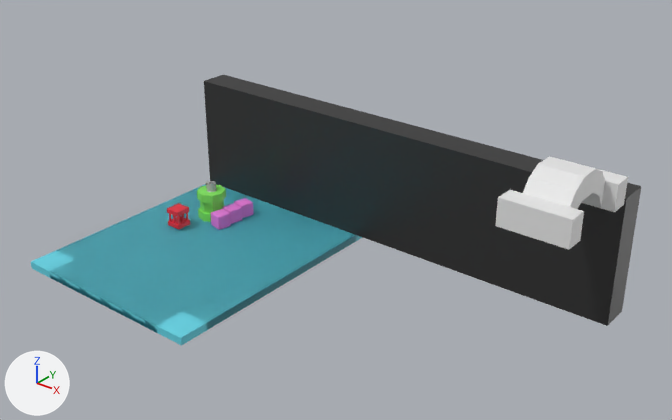
Before and after pictures for a commit that changed the Blender file Assets/Levels/L4/Level1.blend.
Before and after are seen from a 50 mm lens placed at (16.44, -15.04, 10.8), pointed at (5.06, -0.81, 1.97). The lights are fixed; the arrows at lower left show +X, +Y and +Z.

Objects in the first picture: 'arch', 'ground01.001', 'ground01.003', 'ground01.008', 'ground01.010', 'ground01.011', 'ground01.012', 'ground01.014', 'ground01.015', 'ground01.017', 'ground01.019', 'wallStone01'.
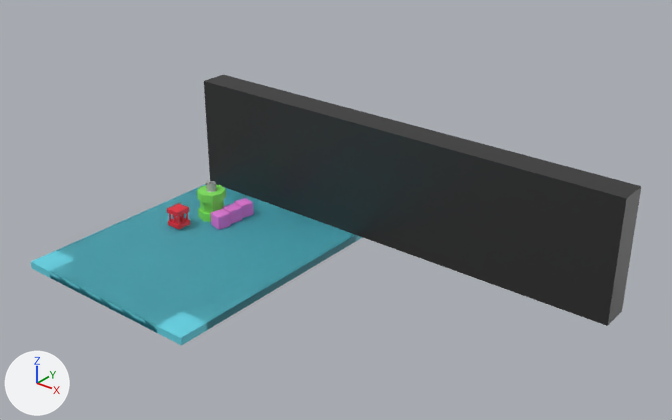
Diff of the bpy script that builds the scene:
```diff
--- a/Assets/Levels/L4/Level1.blend.py
+++ b/Assets/Levels/L4/Level1.blend.py
@@ ob_arch @@
-ob_arch = bpy.data.objects.new('arch', me_mesh)
-ob_arch.location = (0.0, 0.0, 0.0)
```

Changed parts and their boxes (x1, y1, x2, y2) in the pictures (672 x 420 px):
'arch', deleted
    before: (495, 156, 628, 250)
